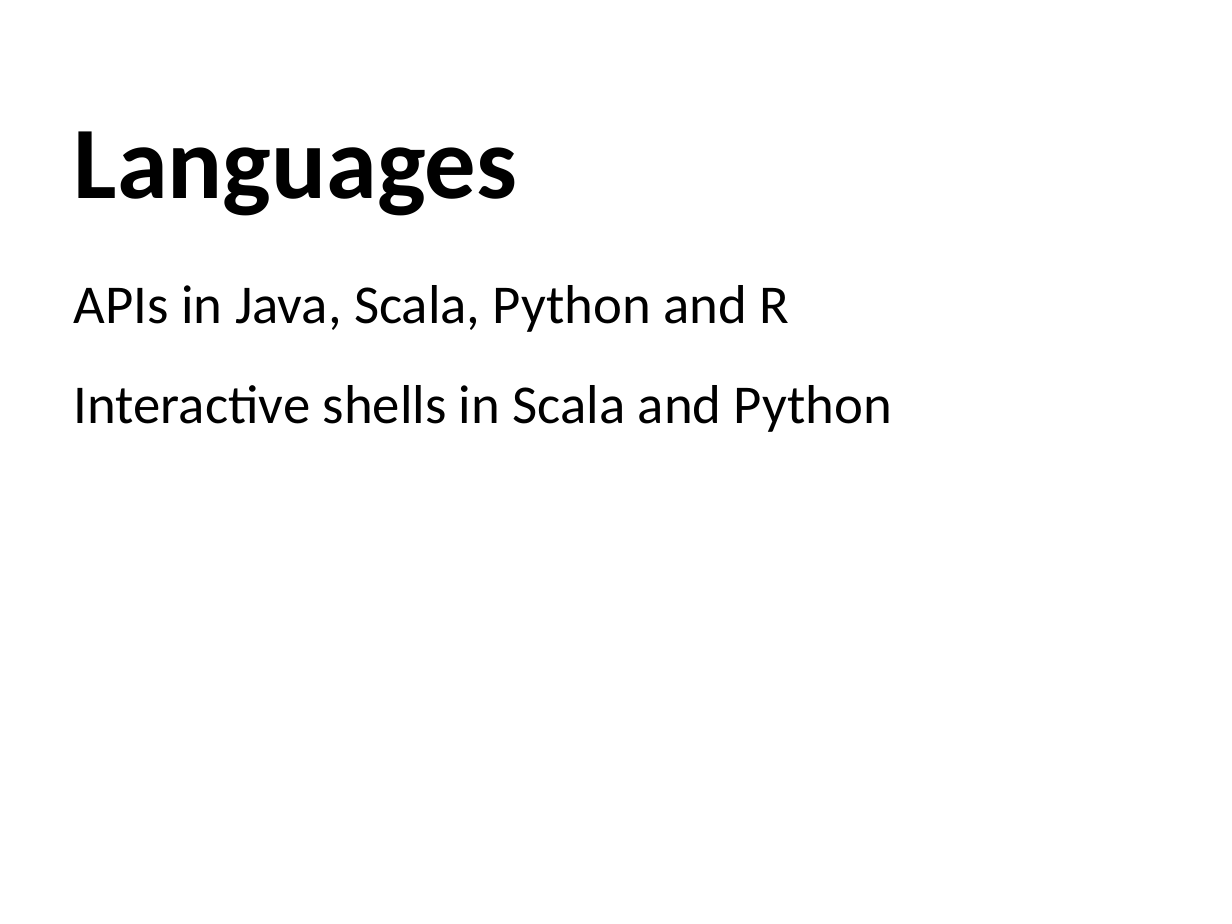
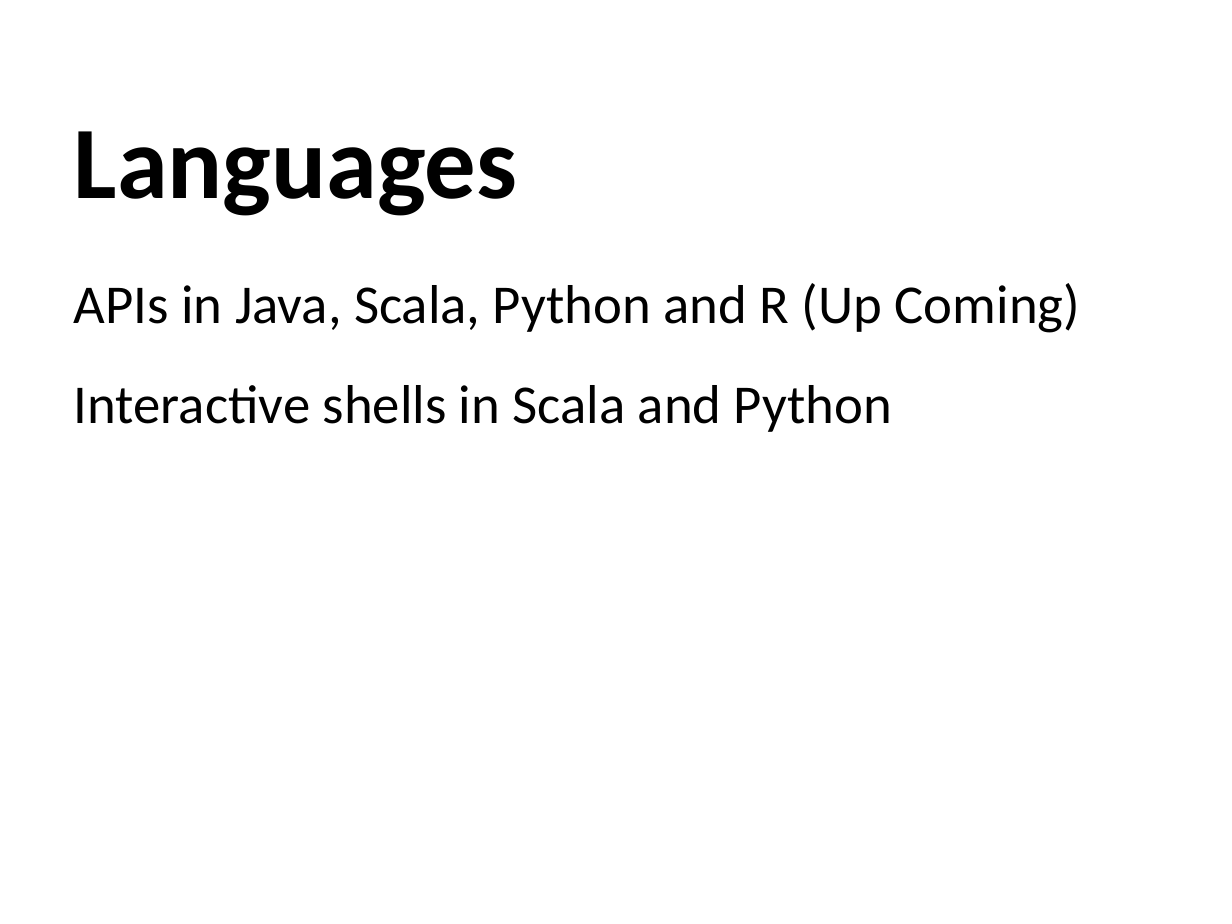
Before and after one commit to mahtabgodara/spark-repo, a slide deck: slide 42 of slides/RDD-4-spark.pptx (slide 53 before the commit). Drawn at 1232x924 pixels with LibreOffice and Linux fonts; fonts in the diff are those of the drawing. Boxes give left, top, right and bottom in pixels: in the first picture for what was removed or moved away, otherwise in the second. Text is boxed around its words. In the diff, an @@ line names an element or a change of style, - is before the commit and + after.

```diff
--- a/slides/RDD-4-spark.pptx
+++ b/slides/RDD-4-spark.pptx
@@ text at bbox=[74, 283, 1080, 333]: text changed @@
-APIs in Java, Scala, Python and R
+APIs in Java, Scala, Python and R (Up Coming)
```
Also in this commit, not shown: 2 other slides changed, 3 slides added, 4 slides removed.
